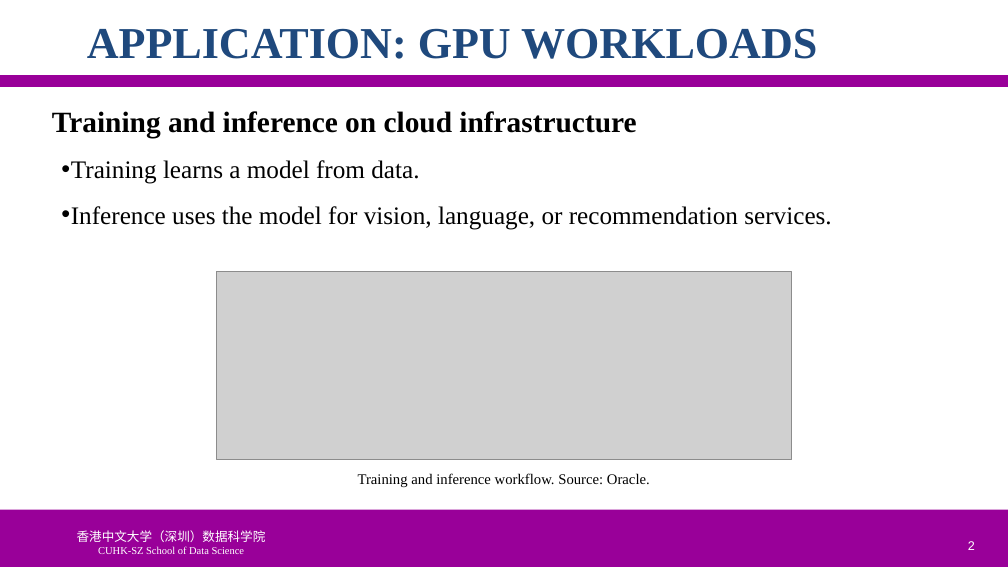
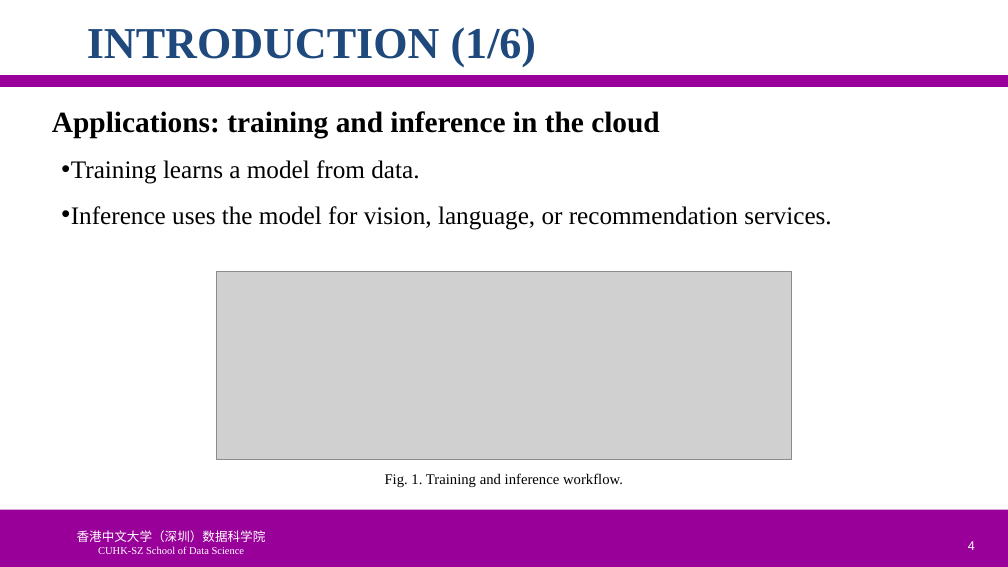
Before and after one commit to ychung1103/ychung1103.github.io, a slide deck: slide 4 of Slides/CSC6103/PPT/05-1110-徐昱玮-225040464.pptx (slide 2 before the commit). Drawn at 1008x567 pixels with LibreOffice and Linux fonts; fonts in the diff are those of the drawing; grey boxes stand for pictures; background and template pictures are left out. Boxes give left, top, right and bottom in pixels: in the first picture for what was removed or moved away, otherwise in the second. Text is boxed around its words. In the diff, an @@ line names an element or a change of style, - is before the commit and + after.

```diff
--- a/Slides/CSC6103/PPT/05-1110-徐昱玮-225040464.pptx
+++ b/Slides/CSC6103/PPT/05-1110-徐昱玮-225040464.pptx
@@ title at [87, 27, 537, 67]: text changed @@
-APPLICATION: GPU WORKLOADS
+INTRODUCTION (1/6)
@@ text at [52, 111, 660, 139]: text changed @@
-Training and inference on cloud infrastructure
+Applications: training and inference in the cloud
@@ text at [385, 473, 623, 487]: text changed @@
-Training and inference workflow. Source: Oracle.
+Fig. 1. Training and inference workflow.
@@ page number at [968, 541, 975, 550]: text changed @@
-2
+4
```
Also in this commit, not shown: 26 other slides changed, 3 slides added.
